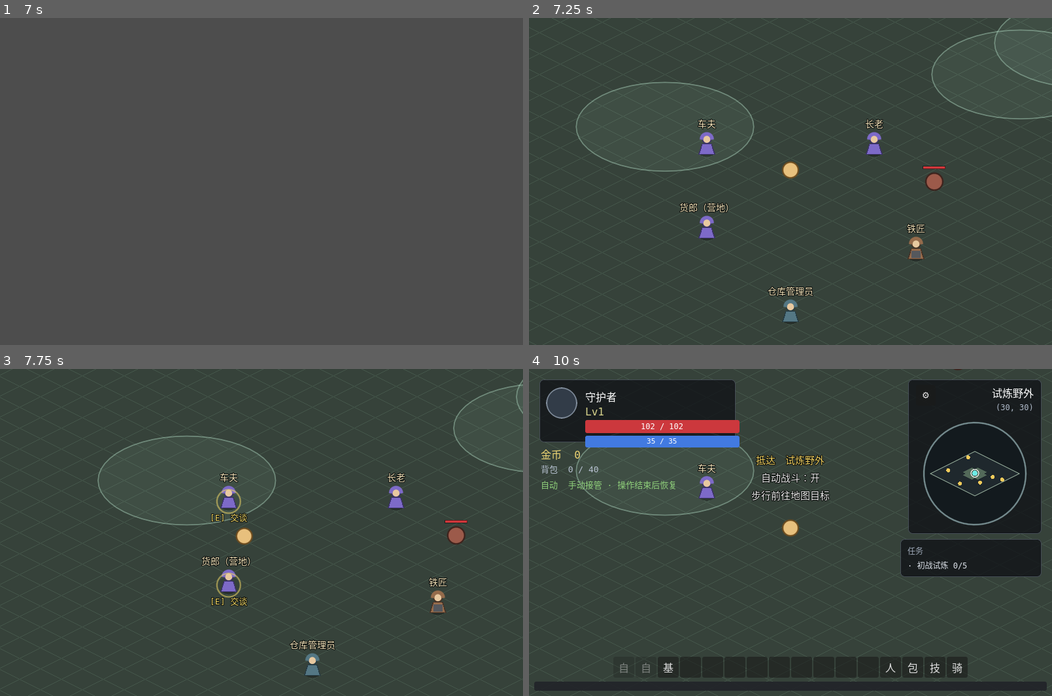
Above: before the commit, frames 1-4 (two rows, left to right).
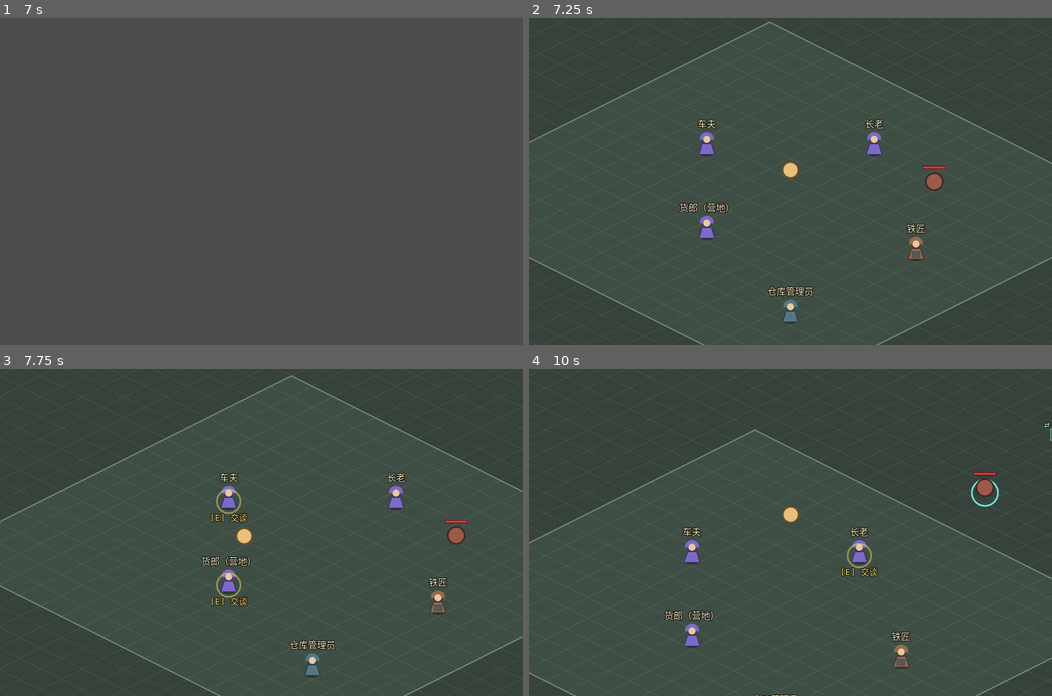
Above: after the commit, the same moments.

Repository: fengcms/DegenerateAge
Game: Godot game, scene res://tests/SmokeTest.tscn
The game is run twice, just before and just after one commit, with the same random seed, the same clock (stepped at 60 frames per second) and the same inputs. This scene is started directly instead of the project's main scene.
Inputs (mouse positions are in pixels of both pictures, inside the frame that each line leads up to):
- Up to frame 1 (7 s): tap Enter at 0.5, 2, 3.5 s; move the mouse to (376, 165) at 0.52 s; hold D (move_right) 0.53-1.25 s; hold Space (attack) 0.53-1.25 s; click (376, 165) at 0.67 s; tap F (auto_battle) at 0.8 s; drag from (156, 197) to (235, 246) at 1.27 s; move the mouse to (313, 109) at 2.02 s; hold D (move_right) 2.03-2.75 s; hold G (auto_pickup) 2.03-2.75 s; tap Space (attack) at 2.3, 2.75, 4.25 s; drag from (20, 34) to (104, 132) at 2.77 s; move the mouse to (418, 230) at 3.52 s; hold A (move_left) 3.53-4.25 s; hold F (auto_battle) 3.53-4.25 s; tap G (auto_pickup) at 3.8 s; tap M (panel_map) at 4.15 s; drag from (104, 132) to (183, 99) at 4.27 s; move the mouse to (287, 181) at 5.02 s; hold S (move_down) 5.03-5.75 s; hold F (auto_battle) 5.03-5.75 s; tap 1 (hotbar_1) at 5.1 s; click (287, 181) at 5.17 s; drag from (183, 99) to (156, 197) at 5.77 s; move the mouse to (376, 165) at 6.52 s; hold W (move_up) from 6.53 s (still down); hold Space (attack) from 6.53 s (still down); tap - (hotbar_11) at 6.6 s
- Up to frame 2 (7.25 s): keep holding W (move_up); keep holding Space (attack)
- Up to frame 3 (7.75 s): release W (move_up) at 7.25 s; release Space (attack) at 7.25 s; drag from (156, 548) to (235, 597) at 7.27 s
- Up to frame 4 (10 s): move the mouse to (842, 460) at 8.02 s; hold S (move_down) 8.03-8.75 s; hold G (auto_pickup) 8.03-8.75 s; tap 2 (hotbar_2) at 8.1 s; drag from (764, 597) to (633, 483) at 8.77 s; move the mouse to (947, 581) at 9.52 s; hold W (move_up) from 9.53 s (still down); hold F (auto_battle) from 9.53 s (still down); tap 4 (hotbar_4) at 9.6 s; click (947, 581) at 9.67 s

Frame 1 is identical in both runs. In frame 2, 1.4% of the frame differs, in the area x 0-100%, y 0-100%; in frame 3, 1.2%; in frame 4, 35%.
Error before the commit: Invalid access to property or key 'sample_art' on a base object of type 'CharacterBody2D (Monster)'. (res://scripts/world/game.gd:242)
Error after the commit: Invalid access to property or key 'sample_art' on a base object of type 'CharacterBody2D (Monster)'. (res://scripts/world/game.gd:240)

Commit message:
fix(combat): 仅保留城镇矩形安全区并允许自动战斗穿行

Diff:
--- a/autoload/data_loader.gd
+++ b/autoload/data_loader.gd
@@ -209,6 +209,7 @@
 					report.append("[maps] %s 的 shop NPC 引用未定义 npcId '%s'" % [mid_map, sid])
 	report.append_array(_validate_carter_clusters(maps))
 	report.append_array(_validate_walk_exits(maps))
+	report.append_array(_validate_safe_areas(maps))
 
 	# 4) 掉落表合法性（T07：掉落项必在合法表内）
 	report.append_array(_validate_drop_tables())
@@ -461,6 +462,37 @@
 func _nonnegative_whole(value: Variant) -> bool:
 	return (value is int or value is float) and is_finite(float(value)) and float(value) >= 0.0 and float(value) == floor(float(value))
 
+func _validate_safe_areas(maps: Variant) -> Array[String]:
+	var report: Array[String] = []
+	if not maps is Array:
+		return report
+	for entry in maps:
+		if not entry is Dictionary:
+			continue
+		var id := String(entry.get("id", ""))
+		var area: Variant = entry.get("safeArea", null)
+		if not bool(entry.get("safeZone", false)):
+			if area != null:
+				report.append("[maps] %s 非城镇地图不得配置 safeArea" % id)
+			continue
+		if not area is Dictionary or not _valid_walk_cell(area.get("min", null), entry) \
+				or not _valid_walk_cell(area.get("max", null), entry):
+			report.append("[maps] %s 的安全区矩形坐标无效" % id)
+			continue
+		var lo: Array = area.min
+		var hi: Array = area.max
+		if int(lo[0]) >= int(hi[0]) or int(lo[1]) >= int(hi[1]):
+			report.append("[maps] %s 的安全区矩形必须有正面积" % id)
+			continue
+		for npc in entry.get("npcs", []):
+			if not npc is Dictionary or not _valid_walk_cell(npc.get("cell", null), entry):
+				continue
+			var cell: Array = npc.cell
+			if int(cell[0]) < int(lo[0]) or int(cell[0]) > int(hi[0]) \
+					or int(cell[1]) < int(lo[1]) or int(cell[1]) > int(hi[1]):
+				report.append("[maps] %s 的 NPC 位于安全区外" % id)
+	return report
+
 func _validate_walk_exits(maps: Variant) -> Array[String]:
 	var report: Array[String] = []
 	if not maps is Array:
--- a/autoload/map_service.gd
+++ b/autoload/map_service.gd
@@ -20,17 +20,12 @@
 const DEFAULT_MAP := "camp"
 const WALK_RANGE_CELLS := 1.5
 const WALK_ARRIVAL_LOCK_MSEC := 1000
-const REST_RADIUS_CELLS := 3.0
 
 ## 跨场景保留防抖状态；仅步行出口使用，车夫线路不受影响。
 var walk_locked_until_msec: int = 0
 var walk_key_released: bool = true
-var _rest_zones_cache: Dictionary = {}
 ## 请求与世界装配之间的运行态事务；绝不写入存档。
 var pending_travel: Dictionary = {}
-
-func _ready() -> void:
-	EventBus.data_loaded.connect(func() -> void: _rest_zones_cache.clear())
 
 # ---- 查询 ----
 
@@ -138,36 +133,31 @@
 	var exits = current_data().get("exits", [])
 	return exits if exits is Array else []
 
-## 从地图数据推导休整区，不增存档字段；所有距离都在逻辑网格中计算。
-func rest_zones(map_id: String) -> Array[Dictionary]:
-	if _rest_zones_cache.has(map_id):
-		return _rest_zones_cache[map_id]
-	var out: Array[Dictionary] = []
+## 只有配置了 safeArea 的城镇拥有局部免战区；min/max 是包含端点的逻辑格。
+func safe_area_cells(map_id: String) -> Rect2:
 	var data := data_for(map_id)
-	if data.is_empty():
-		return out
-	for exit_data in data.get("exits", []):
-		if exit_data is Dictionary:
-			_add_rest_zone(out, "exit", exit_data.get("cell", null))
-	var entrances: Variant = data.get("entrances", {})
-	if entrances is Dictionary:
-		for entrance_id in entrances.keys():
-			_add_rest_zone(out, "entrance", entrances[entrance_id])
-	_add_rest_zone(out, "carter", data.get("carterArrival", null))
-	_rest_zones_cache[map_id] = out
-	return out
-
-func _add_rest_zone(out: Array[Dictionary], kind: String, value: Variant) -> void:
-	if not value is Array or value.size() != 2:
-		return
-	out.append({"kind": kind, "cell": Vector2(float(value[0]), float(value[1]))})
-
+	var area: Variant = data.get("safeArea", null)
+	if not bool(data.get("safeZone", false)) or not area is Dictionary:
+		return Rect2()
+	var lower: Variant = area.get("min", [])
+	var upper: Variant = area.get("max", [])
+	if not lower is Array or not upper is Array or lower.size() != 2 or upper.size() != 2:
+		return Rect2()
+	var first := Vector2(float(lower[0]), float(lower[1]))
+	var last := Vector2(float(upper[0]), float(upper[1]))
+	return Rect2(first, last - first)
+
+func is_in_safe_area(map_id: String, world_position: Vector2) -> bool:
+	var area := safe_area_cells(map_id)
+	if not area.has_area():
+		return false
+	var cell := Iso.world_to_grid(world_position)
+	return cell.x >= area.position.x - 0.5 and cell.x <= area.end.x + 0.5 \
+		and cell.y >= area.position.y - 0.5 and cell.y <= area.end.y + 0.5
+
+## 兼容已有战斗、刷怪调用；判定语义已统一为「城镇矩形安全区」。
 func is_in_rest_zone(map_id: String, world_position: Vector2) -> bool:
-	var cell := Iso.world_to_grid(world_position)
-	for zone in rest_zones(map_id):
-		if cell.distance_to(zone.cell) <= REST_RADIUS_CELLS:
-			return true
-	return false
+	return is_in_safe_area(map_id, world_position)
 
 func carter_arrival(map_id: String) -> Vector2:
 	var cell: Variant = data_for(map_id).get("carterArrival", null)
--- a/data/maps.json
+++ b/data/maps.json
@@ -5,6 +5,7 @@
     "size": { "w": 40, "h": 40 },
     "tierRange": [1, 1],
     "safeZone": true,
+    "safeArea": { "min": [11, 11], "max": [27, 28] },
     "recommendedLevel": 1,
     "kind": "hub",
     "hubId": "camp",
@@ -28,7 +29,7 @@
       { "role": "warehouse", "npcName": "仓库管理员", "cell": [14, 14] },
       { "role": "carter", "npcName": "车夫", "cell": [20, 24] }
     ],
-    "desc": "安全区：复活锚点 / 回城落点，聚集货郎、铁匠、车夫、任务官、仓库。"
+    "desc": "营地 NPC 周围为矩形安全区；区外可以战斗。"
   },
   {
     "id": "wild_trial",
--- a/scripts/entities/player.gd
+++ b/scripts/entities/player.gd
@@ -71,8 +71,6 @@
 var _mp_regen_rest := 0.0
 
 func valid_target(target: Variant) -> bool:
-	if MapService.is_in_rest_zone(GameState.current_map, global_position):
-		return false
 	return is_instance_valid(target) and target is Node2D and not target.is_queued_for_deletion() and target.get("is_dead") != true and target.has_method("take_hit") and not MapService.is_in_rest_zone(GameState.current_map, target.global_position)
 
 func clear_travel_intent() -> void:
@@ -122,7 +120,8 @@
 		manual_attack_active = false
 		select_target(null)
 		return Vector2.ZERO
-	if global_position.distance_to(locked_target.global_position) <= melee_range_px() - AutoBattle.STOP_GAP:
+	if not MapService.is_in_safe_area(GameState.current_map, global_position) \
+			and global_position.distance_to(locked_target.global_position) <= melee_range_px() - AutoBattle.STOP_GAP:
 		_map_stuck_count = 0
 		_map_check_t = 0.0
 		_map_last_distance = INF
@@ -308,7 +307,7 @@
 ## 自动战斗对指定目标发动一次普攻。返回是否真正发动。
 ## 冷却中 / 硬直中 / 目标已失效 → 返回 false（不结算、不推进冷却）。
 func try_auto_attack(target: Node) -> bool:
-	if not is_attack_ready():
+	if not is_attack_ready() or MapService.is_in_safe_area(GameState.current_map, global_position):
 		return false
 	if not valid_target(target):
 		return false
@@ -326,6 +325,8 @@
 
 ## 尝试普攻：优先锁定目标；无锁定时使用范围内最近敌人。
 func _try_attack() -> void:
+	if MapService.is_in_safe_area(GameState.current_map, global_position):
+		return
 	var target: Node = locked_target if valid_target(locked_target) else find_nearest_enemy_in_range()
 	if target == null or global_position.distance_to(target.global_position) > melee_range_px():
 		return
@@ -334,7 +335,7 @@
 
 ## 对指定目标结算一次普攻（供手动 / 自动化测试调用）。返回结算结果。
 func perform_attack(target: Node) -> Dictionary:
-	if is_dead or not valid_target(target):
+	if is_dead or MapService.is_in_safe_area(GameState.current_map, global_position) or not valid_target(target):
 		return {}
 	_mark_combat()
 
--- a/scripts/systems/auto_battle.gd
+++ b/scripts/systems/auto_battle.gd
@@ -127,10 +127,10 @@
 	_blocked_t = 0.0
 	_search_t = 0.0
 	_repath_t = 0.0
-	if GameState.auto_battle_on and MapService.is_in_rest_zone(GameState.current_map, _player.global_position):
-		_set_state(State.RECOVER, "自动战斗暂停：出行休整区")
-	elif not GameState.auto_battle_on:
+	if not GameState.auto_battle_on:
 		_set_state(State.OFF)
+	else:
+		_set_state(State.SEARCH_TARGET)
 
 func _notification(what: int) -> void:
 	# 应用失去焦点（切到后台）→ 停决策（3.14 ⑥）
@@ -180,14 +180,6 @@
 	if _player.map_move_active or _player.manual_attack_active or _has_manual_input():
 		begin_manual_override()
 		return
-	if MapService.is_in_rest_zone(GameState.current_map, _player.global_position):
-		_player.set_auto_move(Vector2.ZERO)
-		_target = null
-		_loot = null
-		_roam_index = -1
-		_set_state(State.RECOVER, "自动战斗暂停：出行休整区")
-		return
-
 	if _manual_t > 0.0:
 		_manual_t = maxf(0.0, _manual_t - delta)
 		if _manual_t > 0.0:
@@ -258,7 +250,8 @@
 	var dist := _player.global_position.distance_to(target2d.global_position)
 	var reach := _player.melee_range_px() - STOP_GAP
 
-	if dist > reach:
+	# 安全区只屏蔽伤害，不屏蔽寻怪/移动。靠近边缘目标时先穿出边界再攻击。
+	if dist > reach or MapService.is_in_safe_area(GameState.current_map, _player.global_position):
 		_set_state(State.PATH_TO_TARGET)
 		_tick_stuck(delta, dist)
 		if _blocked_t > 0.0:
--- a/scripts/world/game.gd
+++ b/scripts/world/game.gd
@@ -197,8 +197,6 @@
 ## 抵达提示（切图 / 读档 / 新游戏开局各一次）：延后一帧调用，确保 HUD 已就绪。
 func _notify_arrival() -> void:
 	EventBus.toast_requested.emit("抵达　%s" % MapService.display_name(GameState.current_map), "levelup")
-	if GameState.auto_battle_on and MapService.is_in_rest_zone(GameState.current_map, _player.global_position):
-		EventBus.toast_requested.emit("自动战斗暂停：出行休整区", "info")
 
 ## 使用画布投影后的视口范围，随相机、缩放与窗口尺寸变化。
 func visible_enemies() -> Array[Node2D]:
--- a/scripts/world/rest_zone_overlay.gd
+++ b/scripts/world/rest_zone_overlay.gd
@@ -1,19 +1,22 @@
 class_name RestZoneOverlay
 extends Node2D
-## 出行休整区的地面提示；判定仍以 MapService 的逻辑网格半径为准。
+## 城镇矩形安全区的地面提示；与 MapService 的逻辑格边界一致。
 
-const SEGMENTS := 48
 const FILL := Color(0.60, 0.76, 0.68, 0.09)
 const EDGE := Color(0.68, 0.84, 0.75, 0.47)
 
 func _draw() -> void:
-	for zone in MapService.rest_zones(GameState.current_map):
-		var center: Vector2 = zone.cell
-		var points := PackedVector2Array()
-		for i in range(SEGMENTS):
-			var angle := TAU * float(i) / float(SEGMENTS)
-			var cell := center + Vector2(cos(angle), sin(angle)) * MapService.REST_RADIUS_CELLS
-			points.append(Iso.grid_pt(cell.x, cell.y))
-		draw_colored_polygon(points, FILL)
-		points.append(points[0])
-		draw_polyline(points, EDGE, 1.5, true)
+	var area := MapService.safe_area_cells(GameState.current_map)
+	if not area.has_area():
+		return
+	var lo := area.position
+	var hi := area.end
+	var points := PackedVector2Array([
+		Iso.grid_pt(lo.x - 0.5, lo.y - 0.5),
+		Iso.grid_pt(hi.x + 0.5, lo.y - 0.5),
+		Iso.grid_pt(hi.x + 0.5, hi.y + 0.5),
+		Iso.grid_pt(lo.x - 0.5, hi.y + 0.5),
+	])
+	draw_colored_polygon(points, FILL)
+	points.append(points[0])
+	draw_polyline(points, EDGE, 1.5, true)
--- a/tests/smoke_test.gd
+++ b/tests/smoke_test.gd
@@ -2720,55 +2720,63 @@
 	MapService.walk_locked_until_msec = 0
 	GameState.reset_to_defaults()
 
-## M6-2：休整区覆盖三类落点；刷怪与攻防排除；保留自动开关且手动离区延迟恢复。
+## 城镇局部安全区：只保护营地 NPC 周围；野外出口/入口/车夫落点仍可战斗。
 func _test_rest_zone() -> void:
 	GameState.reset_to_defaults()
-	_expect(MapService.rest_zones("wild_trial").size() == 5, "野外应有出口/入口/驿站共 5 个休整中心")
-	_expect(MapService.is_in_rest_zone("camp", Iso.grid_to_world(Vector2i(20, 29))), "驿站 3 格边界应受保护")
-	_expect(not MapService.is_in_rest_zone("camp", Iso.grid_to_world(Vector2i(20, 30))), "驿站 4 格之外不应受保护")
+	var camp_area := MapService.safe_area_cells("camp")
+	_expect(camp_area.position == Vector2(11, 11) and camp_area.end == Vector2(27, 28), "营地应配置围住 NPC 的矩形安全区")
+	for npc in MapService.data_for("camp").get("npcs", []):
+		var cell: Array = npc.cell
+		_expect(MapService.is_in_safe_area("camp", Iso.grid_to_world(Vector2i(int(cell[0]), int(cell[1])))), "营地 NPC 应在安全区内")
+	_expect(not MapService.is_in_safe_area("camp", Iso.grid_to_world(Vector2i(20, 30)))
+		and not MapService.is_in_safe_area("camp", Iso.grid_to_world(Vector2i(34, 20))), "营地区外与道路出口应可战斗")
+	for map_id in ["wild_trial", "ash_land", "corruption_source"]:
+		_expect(not MapService.safe_area_cells(map_id).has_area(), "%s 应全图为危险区" % map_id)
+		_expect(not MapService.is_in_safe_area(map_id, MapService.carter_arrival(map_id)), "%s 车夫落点不应免战" % map_id)
 	_expect(MapService.carter_arrival("wild_trial").is_equal_approx(Iso.grid_to_world(Vector2i(30, 36))), "野外车夫应抵达配置的驿站")
 	var invalid_maps: Array = (DataLoader.get_table("maps") as Array).duplicate(true)
 	invalid_maps[1]["carterArrival"] = [999, 36]
 	_expect(not DataLoader._validate_walk_exits(invalid_maps).is_empty(), "越界驿站坐标应在启动校验暴露")
-
-	GameState.current_map = "wild_trial"
-	GameState.auto_battle_on = true
-	GameState.auto_pickup_on = true
-	GameState.save_pos = MapService.carter_arrival("wild_trial")
+	invalid_maps = (DataLoader.get_table("maps") as Array).duplicate(true)
+	invalid_maps[0]["safeArea"] = {"min": [18, 18], "max": [22, 22]}
+	_expect(not DataLoader._validate_safe_areas(invalid_maps).is_empty(), "不能漏掉营地 NPC 的安全区配置")
+
+	GameState.current_map = "camp"
+	GameState.save_pos = Iso.grid_to_world(Vector2i(20, 20))
 	GameState.has_save_pos = true
 	var world: Node2D = load("res://scenes/Game.tscn").instantiate()
 	add_child(world)
 	await get_tree().process_frame
 	var player := world.get_node("Entities/Player") as PlayerCharacter
-	var pilot := player.get_node("AutoPilot") as AutoBattle
 	var spawner := world.get_node("Spawner") as MonsterSpawner
-	_expect(world.get_node("Ground").get_child_count() > 1, "地面应装配休整区边界表现")
+	_expect(world.get_node("Ground").get_child_count() > 1, "地面应装配安全区边界表现")
 	for child in spawner.get_children():
 		if child is Monster:
-			_expect(not MapService.is_in_rest_zone("wild_trial", child.global_position), "怪物不得出生在休整区")
+			_expect(not MapService.is_in_safe_area("camp", child.global_position), "怪物不得出生在营地安全区")
 	var monster := spawner.get_children().filter(func(c: Node) -> bool: return c is Monster)[0] as Monster
 	var hp_before := int(GameState.player.hp)
-	_expect(player.apply_damage(10) == 0 and int(GameState.player.hp) == hp_before, "休整区内玩家不得受伤")
+	_expect(player.apply_damage(10) == 0 and int(GameState.player.hp) == hp_before, "安全区内玩家不得受伤")
 	monster._do_attack(player)
-	_expect(int(GameState.player.hp) == hp_before and monster._get_player() == null, "怪物不得攻击或仇恨区内玩家")
-	monster.global_position = Iso.grid_to_world(Vector2i(30, 40))
-	for _i in range(40):
-		monster._approach(MapService.carter_arrival("wild_trial"))
-		monster.global_position += monster.velocity * monster.get_physics_process_delta_time()
-		_expect(not MapService.is_in_rest_zone("wild_trial", monster.global_position), "怪物追击不能越过休整区边界")
+	_expect(int(GameState.player.hp) == hp_before and monster._get_player() == null, "怪物不得攻击或仇恨安全区内玩家")
 	var monster_hp := monster.hp
 	_expect(player.perform_attack(monster).is_empty() and monster.hp == monster_hp, "区内玩家不能攻击区外怪物")
+	spawner.set_process(false)
+	for child in spawner.get_children():
+		if child is Monster and child != monster:
+			child.queue_free()
+	monster.global_position = Iso.grid_to_world(Vector2i(30, 20))
+	GameState.set_auto_battle(true)
+	var pilot := player.get_node("AutoPilot") as AutoBattle
 	pilot._physics_process(0.1)
-	_expect(pilot.current_state() == AutoBattle.State.RECOVER and player.auto_move == Vector2.ZERO, "自动战斗在休整区内应暂停而非漫游")
-	_expect(GameState.auto_battle_on and GameState.auto_pickup_on, "休整区不得关闭自动战斗/拾取偏好")
-	player.request_map_move(Iso.grid_to_world(Vector2i(30, 41)))
-	player.global_position = Iso.grid_to_world(Vector2i(30, 41))
-	player.map_move_active = false
-	pilot._physics_process(1.0)
-	_expect(pilot.current_state() == AutoBattle.State.MANUAL_OVERRIDE, "手动离区后仍应等待接管倒计时")
-	pilot._physics_process(AutoBattle.MANUAL_RESUME_DELAY)
-	_expect(pilot.current_state() != AutoBattle.State.RECOVER and pilot.current_state() != AutoBattle.State.MANUAL_OVERRIDE,
-		"离开休整区并经过延迟后应恢复自动决策（state=%d phase=%s manual=%.1f zone=%s panel=%s auto=%s）" % [pilot.current_state(), pilot.current_phase(), pilot._manual_t, MapService.is_in_rest_zone("wild_trial", player.global_position), GameState.panel_open, GameState.auto_battle_on])
+	pilot._physics_process(0.1)
+	_expect(pilot.current_state() == AutoBattle.State.PATH_TO_TARGET and player.auto_move != Vector2.ZERO,
+		"安全区内自动战斗应寻怪并向区外移动（state=%s phase=%s target=%s move=%s panel=%s）" % [
+			pilot.current_state(), pilot.current_phase(), pilot.current_target(), player.auto_move, GameState.panel_open])
+	for _i in range(180):
+		await get_tree().physics_frame
+	_expect(not MapService.is_in_safe_area("camp", player.global_position), "自动战斗应穿过营地安全区边界")
+	_expect(monster.hp < monster_hp or monster.is_dead, "离开安全区后应自动攻击目标")
+	GameState.set_auto_battle(false)
 	world.queue_free()
 	await get_tree().process_frame
 	await get_tree().process_frame
@@ -3256,7 +3264,7 @@
 	mon.monster_id = "training_dummy"
 	mon.ai_enabled = false
 	game.get_node("Entities").add_child(mon)
-	mon.global_position = player.global_position + Vector2(180.0, 0.0)
+	mon.global_position = Iso.grid_to_world(Vector2i(30, 20)) # 营地安全区外，仍在可视范围
 	# 关相机平滑求确定性（平滑速度一帧赶不完位移，留残差；settings_test 同法）
 	var smoothing := cam.position_smoothing_enabled
 	cam.position_smoothing_enabled = false
Not shown, changed: docs/产品文档/06-经济与NPC系统.md
Not shown, changed: docs/产品文档/07-地图关卡与怪物.md
Not shown, changed: docs/工程文档/19-M6出行系统（免费步行与车夫直达）实施方案.md
Not shown, changed: docs/游戏创意/08-免费步行与车夫直达详细产品方案.md
